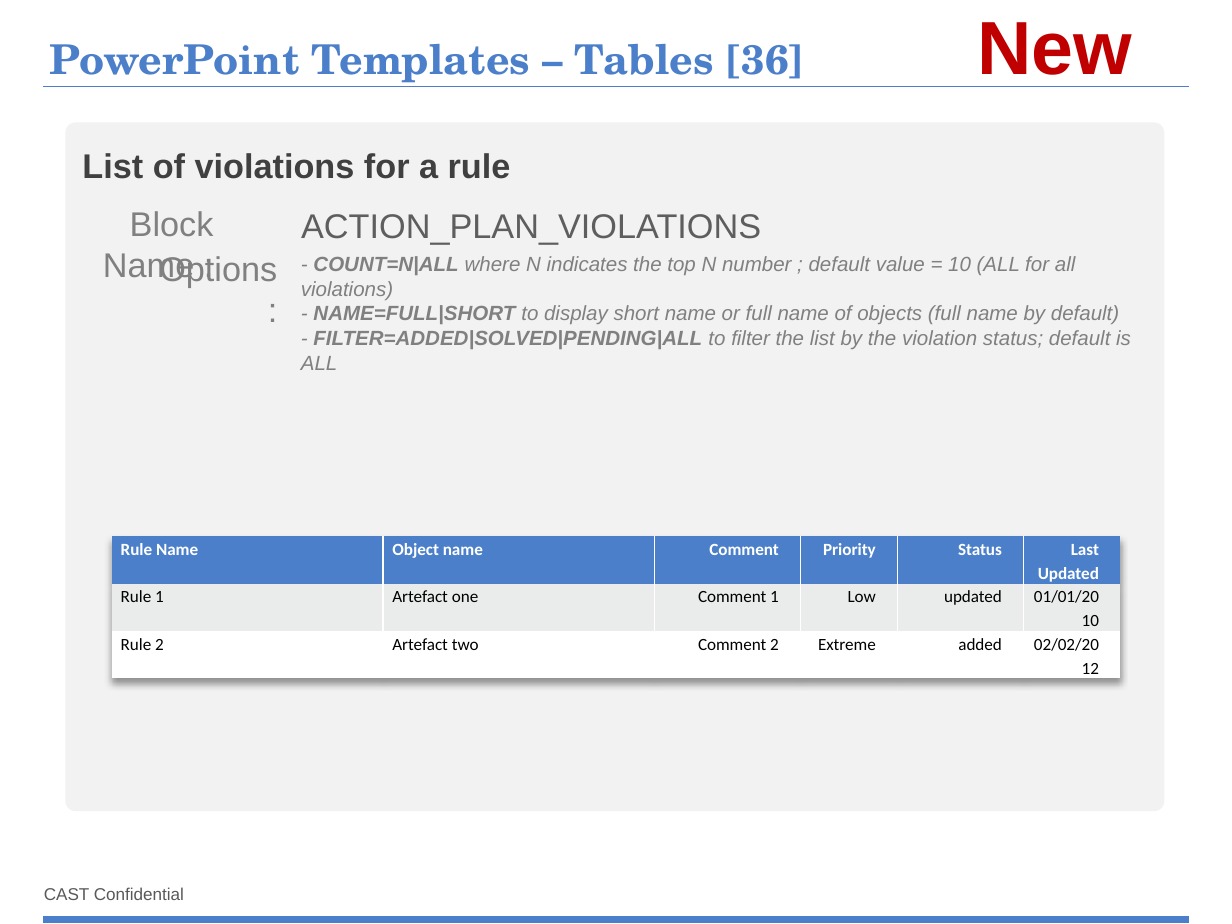
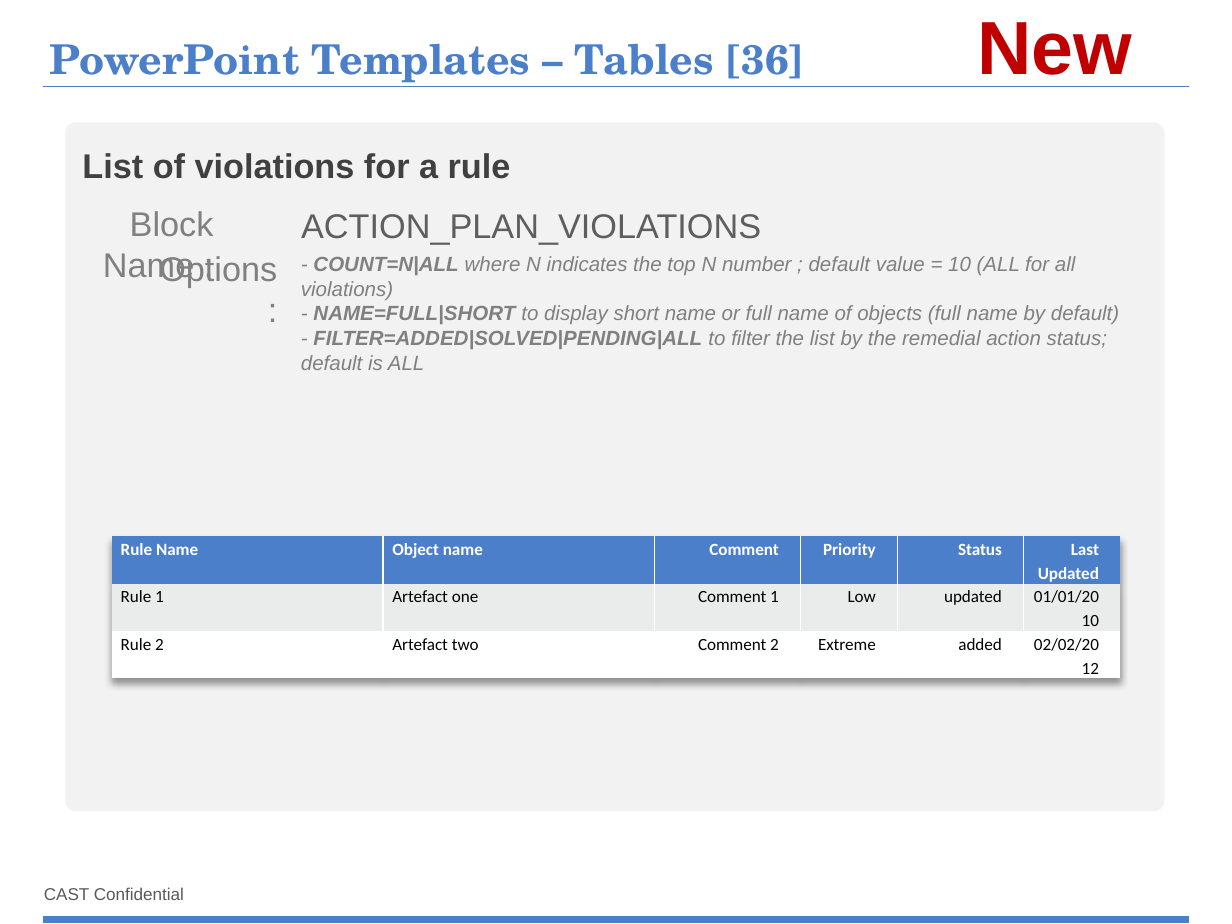
Before and after one commit to CAST-projects/ReportGenerator, a slide deck: slide 67 of CastReporting.Reporting/TemplatesFiles/1- Powerpoint-components-library.pptx. Drawn at 1232x924 pixels with LibreOffice and Linux fonts; fonts in the diff are those of the drawing; background and template pictures are left out. Boxes give left, top, right and bottom in pixels: in the first picture for what was removed or moved away, otherwise in the second. Text is boxed around its words. In the diff, an @@ line names an element or a change of style, - is before the commit and + after.

Commit message:
REPORTGEN-282 : Get list of critical violations regarding Business criteria

```diff
--- a/CastReporting.Reporting/TemplatesFiles/1- Powerpoint-components-library.pptx
+++ b/CastReporting.Reporting/TemplatesFiles/1- Powerpoint-components-library.pptx
@@ text at [301,330,1107,370]: text changed @@
-- FILTER=ADDED|SOLVED|PENDING|ALL to filter the list by the violation status; default is ALL
+- FILTER=ADDED|SOLVED|PENDING|ALL to filter the list by the remedial action status; default is ALL
```
Also in this commit, not shown: 1 other slide changed, 1 slide added, 23 other files.
